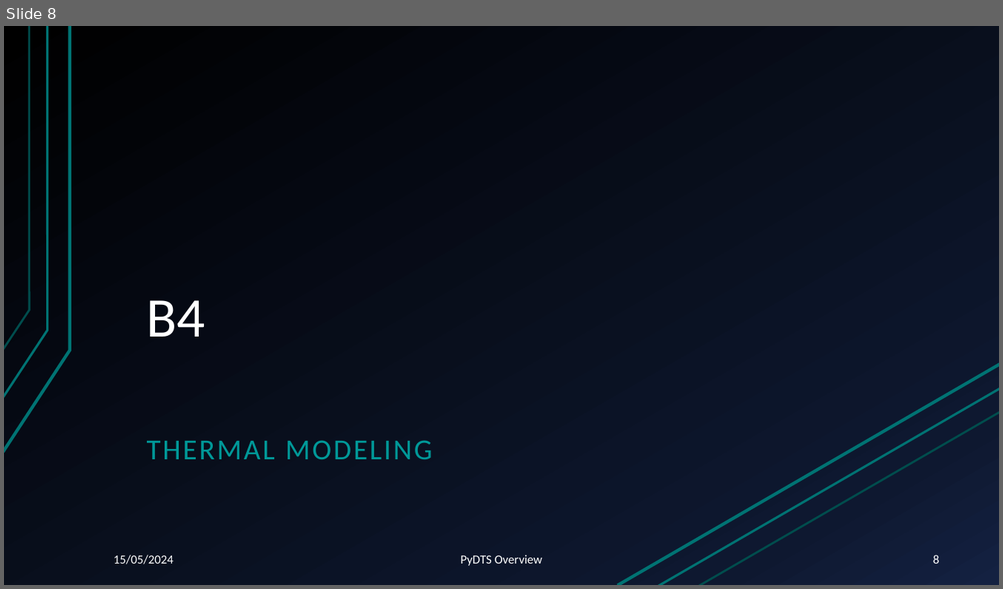
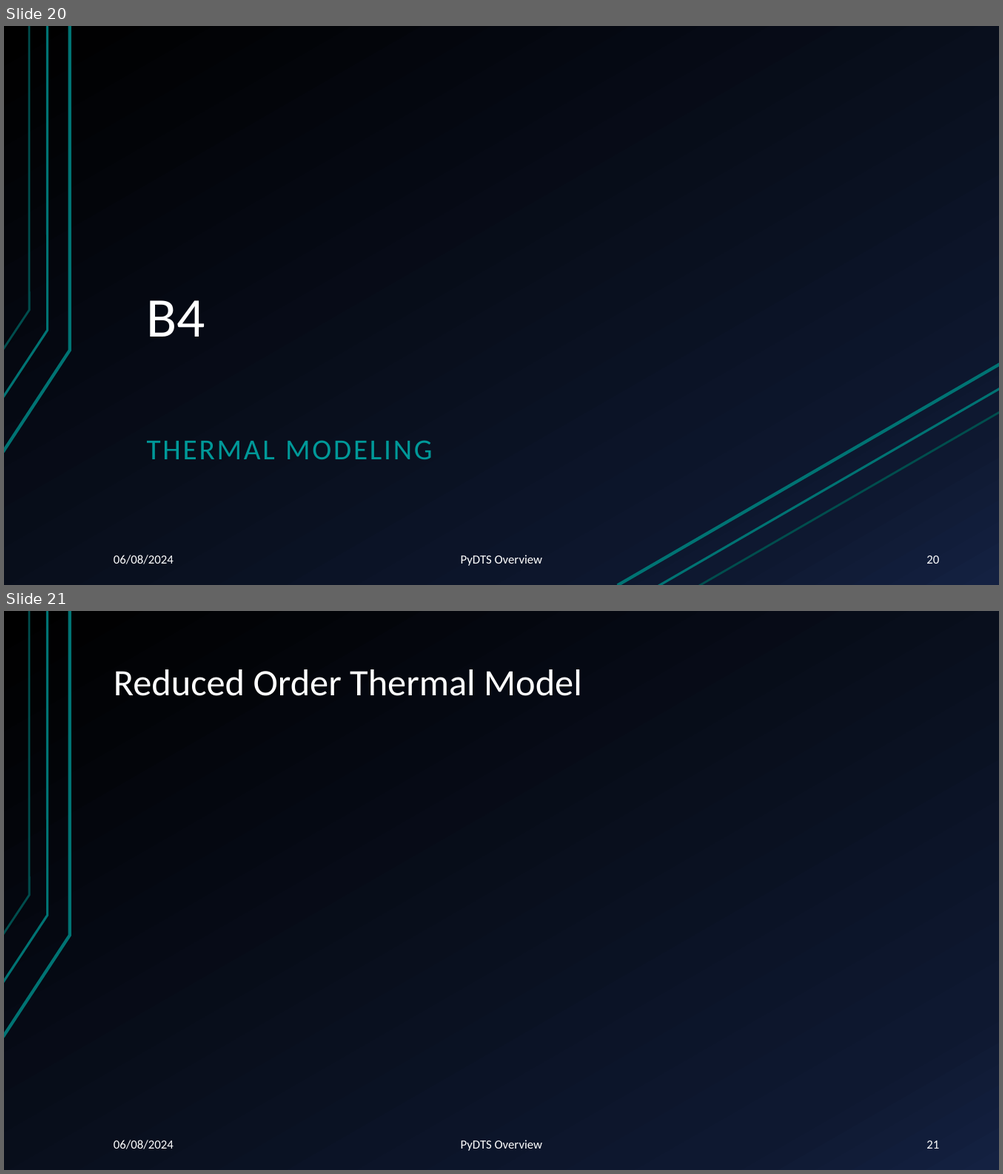
Before and after one commit to pascme05/PyPowerSim, a slide deck: docu/PR_240515_PyPowerSim_Tutorial.pptx. Shown one above the other, each under a label of ours: slide 8 before the commit, slides 20 and 21 after it. The pictures are 1003x589 and 1003x1174 pixels, drawn with LibreOffice and Linux fonts; fonts in the diff are those of the drawing. Boxes give left, top, right and bottom in pixels: in the first picture for what was removed or moved away, otherwise in the second. Text is boxed around its words. In the diff, an @@ line names an element or a change of style, - is before the commit and + after.

```diff
--- a/docu/PR_240515_PyPowerSim_Tutorial.pptx
+++ b/docu/PR_240515_PyPowerSim_Tutorial.pptx
@@ slide 21 added at (4, 611, 999, 1170), background gradient #000000 to #0F1931 to #142242; not listed: 3 template elements that a slide beside it also shows @@
@@ title added at (114, 669, 582, 696), 36 pt, text #FFFFFF @@
+Reduced Order Thermal Model
@@ text added at (114, 1140, 173, 1150), 12 pt, text #FFFFFF @@
+06/08/2024
@@ text added at (461, 1140, 543, 1151), 12 pt, text #FFFFFF @@
+PyDTS Overview
@@ page number added at (926, 1141, 939, 1149), 12 pt, text #FFFFFF @@
+21
@@ what was slide 8 is now slide 20 @@
@@ slide 20 changed as well @@
@@ text at (114, 555, 173, 565): text changed @@
-15/05/2024
+06/08/2024
@@ page number at (926, 556, 939, 564): text changed @@
-8
+20
```
Also in this commit, not shown: 17 other slides changed, 19 other slides added, 1 other file.
